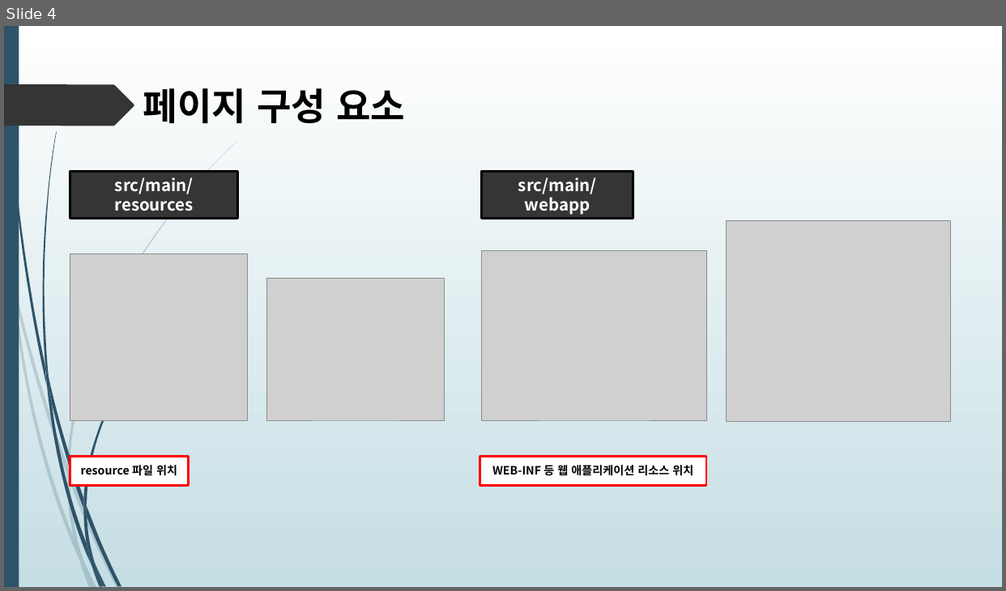
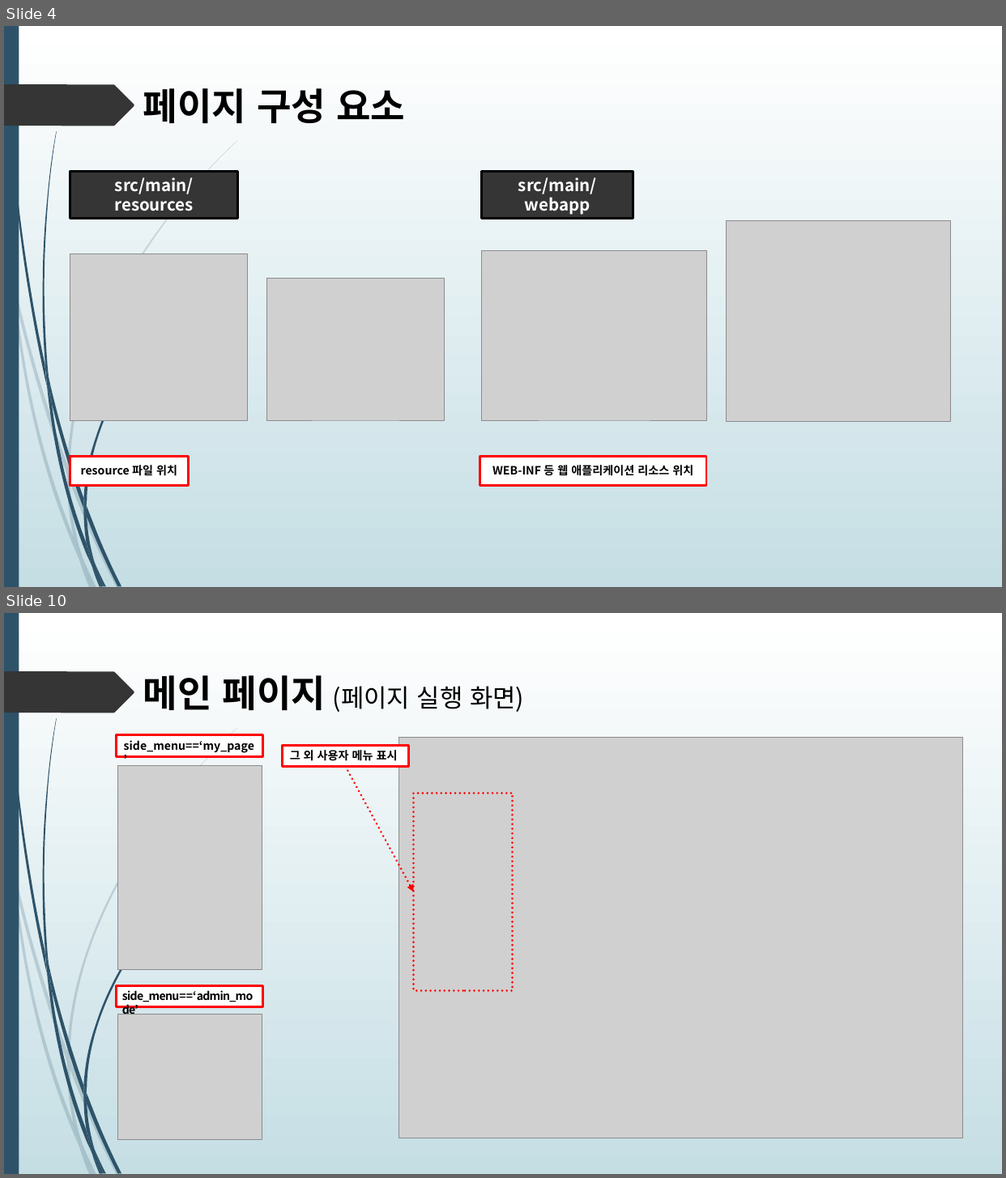
Before and after one commit to himediaai/DongOuk, a slide deck: 쇼핑몰.pptx. Shown one above the other, each under a label of ours: slide 4 before the commit, slides 4 and 10 after it; the slides between them are not shown. The pictures are 1006x591 and 1006x1178 pixels, drawn with LibreOffice and Linux fonts; fonts in the diff are those of the drawing; grey boxes stand for pictures. Boxes give left, top, right and bottom in pixels: in the first picture for what was removed or moved away, otherwise in the second. Text is boxed around its words. In the diff, an @@ line names an element or a change of style, - is before the commit and + after.

```diff
--- a/쇼핑몰.pptx
+++ b/쇼핑몰.pptx
@@ slide 10 added at [4, 613, 1002, 1174], background gradient #FFFFFF to #C5DEE5; not listed: 24 template elements that a slide beside it also shows @@
@@ text added at [143, 675, 524, 712], 24 pt, text #000000 @@
+메인 페이지 (페이지 실행 화면)
@@ rectangle added at [117, 735, 263, 756], fill #FFFFFF, outline #FF0000 2.25 pt, 11 pt, text #000000, bold @@
+side_menu==‘my_page’
@@ rectangle added at [283, 746, 409, 767], fill #FFFFFF, outline #FF0000 2.25 pt, 11 pt, text #000000, bold @@
+그 외 사용자 메뉴 표시
@@ picture added at [398, 738, 963, 1139] @@
@@ picture added at [117, 766, 262, 970] @@
@@ arrow added from (345, 766) to (414, 892), #FF0000 2.25 pt dashed @@
@@ rectangle added at [414, 794, 513, 991], outline #FF0000 2.25 pt dashed @@
@@ rectangle added at [117, 986, 263, 1007], fill #FFFFFF, outline #FF0000 2.25 pt, 11 pt, text #000000, bold @@
+side_menu==‘admin_mode’
@@ picture added at [117, 1014, 262, 1140] @@
```
Also in this commit, not shown: 2 slides changed, 5 other slides added.
